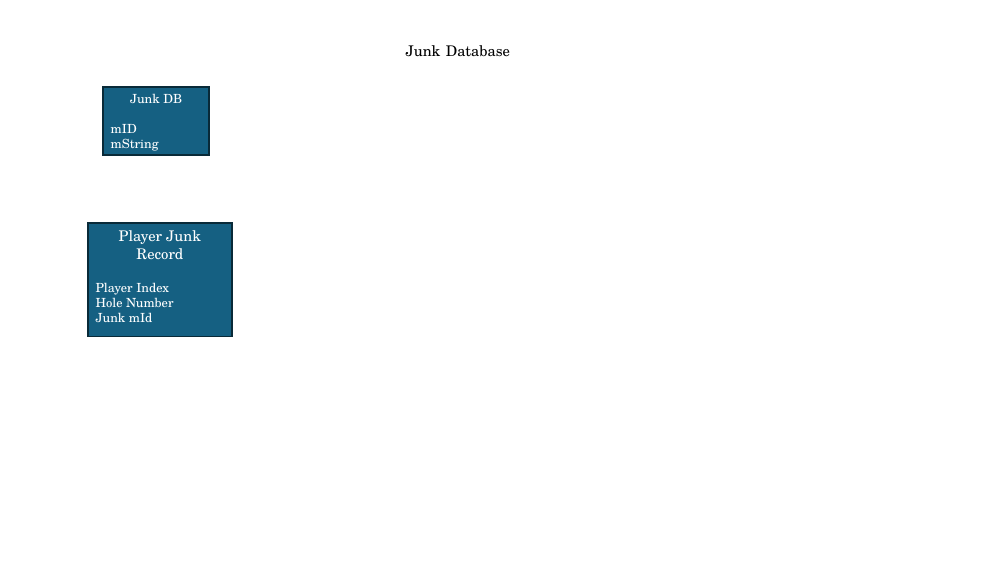
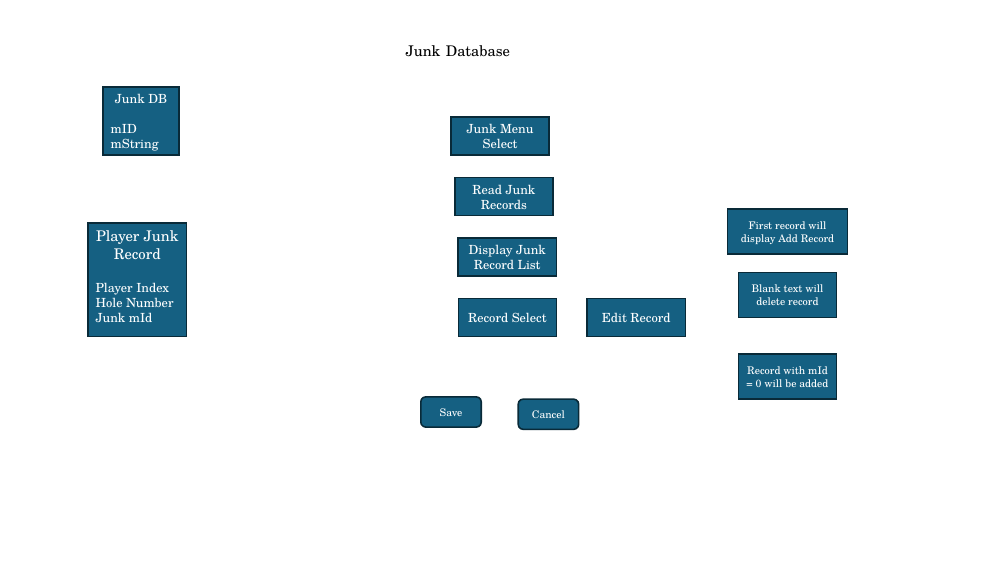
Before and after one commit to RugbyGuy01/TeamScoreRev4, a slide deck: slide 18 of Documentation/TeamScoreLayout.pptx. Drawn at 1008x567 pixels with LibreOffice and Linux fonts; fonts in the diff are those of the drawing. Boxes give left, top, right and bottom in pixels: in the first picture for what was removed or moved away, otherwise in the second. Text is boxed around its words. In the diff, an @@ line names an element or a change of style, - is before the commit and + after.

Commit message:
July 12, 2024 Working on Junk table database and interface

```diff
--- a/Documentation/TeamScoreLayout.pptx
+++ b/Documentation/TeamScoreLayout.pptx
@@ rectangle "Junk DB": place and size @@
-rectangle "Junk DB" at <box>104,87,209,155</box>
+rectangle "Junk DB" at <box>104,87,179,155</box>
@@ rectangle added at <box>451,117,550,155</box>, fill #156082, outline #092A39 1.5 pt, 12 pt, text #FFFFFF @@
+Junk Menu Select
@@ rectangle added at <box>455,178,554,216</box>, fill #156082, outline #092A39 1.5 pt, 12 pt, text #FFFFFF @@
+Read Junk Records
@@ rectangle added at <box>727,209,848,255</box>, fill #156082, outline #092A39 1.5 pt, 10 pt, text #FFFFFF @@
+First record will display Add Record
@@ rectangle "Player Junk Record": place and size @@
-rectangle "Player Junk Record" at <box>88,223,232,337</box>
+rectangle "Player Junk Record" at <box>88,223,187,337</box>
@@ rectangle added at <box>458,238,557,276</box>, fill #156082, outline #092A39 1.5 pt, 12 pt, text #FFFFFF @@
+Display Junk Record List
@@ rectangle added at <box>458,299,557,337</box>, fill #156082, outline #092A39 1.5 pt, 12 pt, text #FFFFFF @@
+Record Select
@@ rectangle added at <box>588,299,686,337</box>, fill #156082, outline #092A39 1.5 pt, 12 pt, text #FFFFFF @@
+Edit Record
@@ rectangle added at <box>739,272,837,318</box>, fill #156082, outline #092A39 1.5 pt, 10 pt, text #FFFFFF @@
+Blank text will delete record
@@ rectangle added at <box>739,354,837,399</box>, fill #156082, outline #092A39 1.5 pt, 10 pt, text #FFFFFF @@
+Record with mId = 0 will be added
@@ rounded rectangle added at <box>421,397,482,427</box>, fill #156082, outline #092A39 1.5 pt, 10 pt, text #FFFFFF @@
+Save
@@ rounded rectangle added at <box>519,399,579,430</box>, fill #156082, outline #092A39 1.5 pt, 10 pt, text #FFFFFF @@
+Cancel
```
Also in this commit, not shown: 7 other files.
